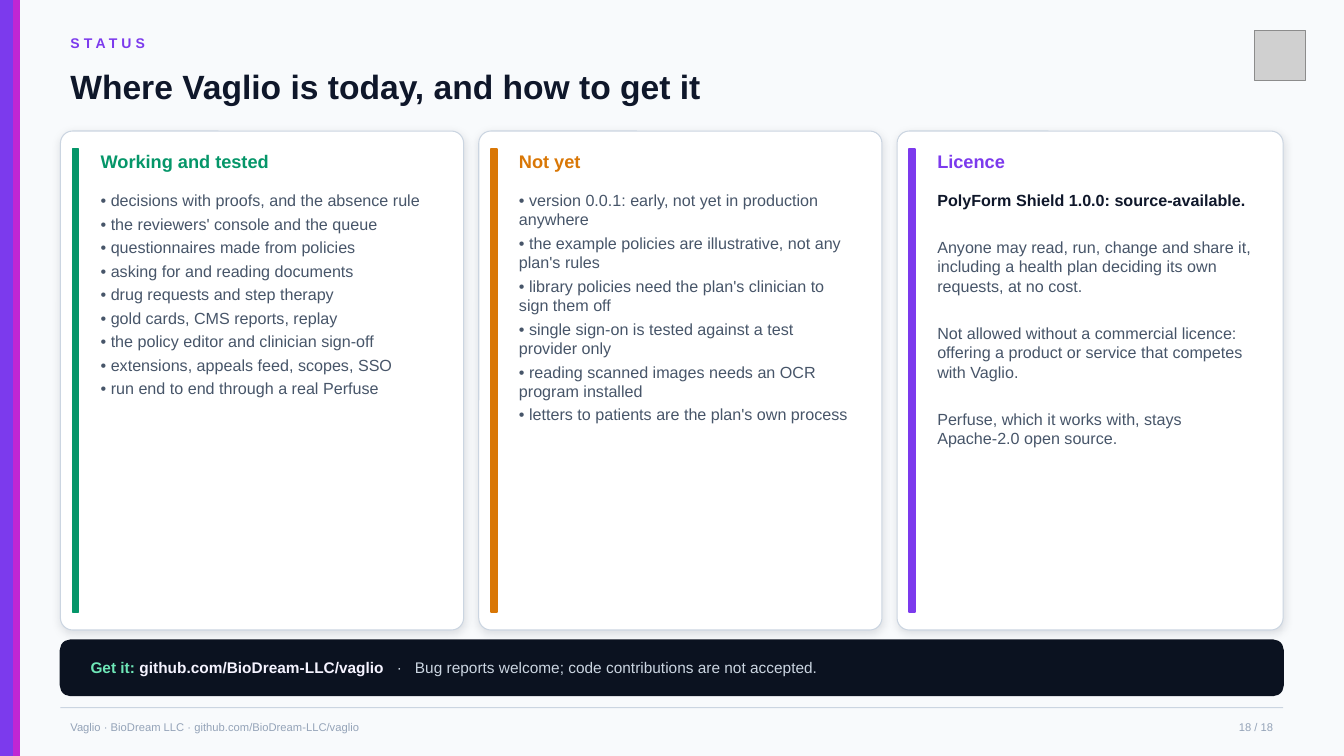
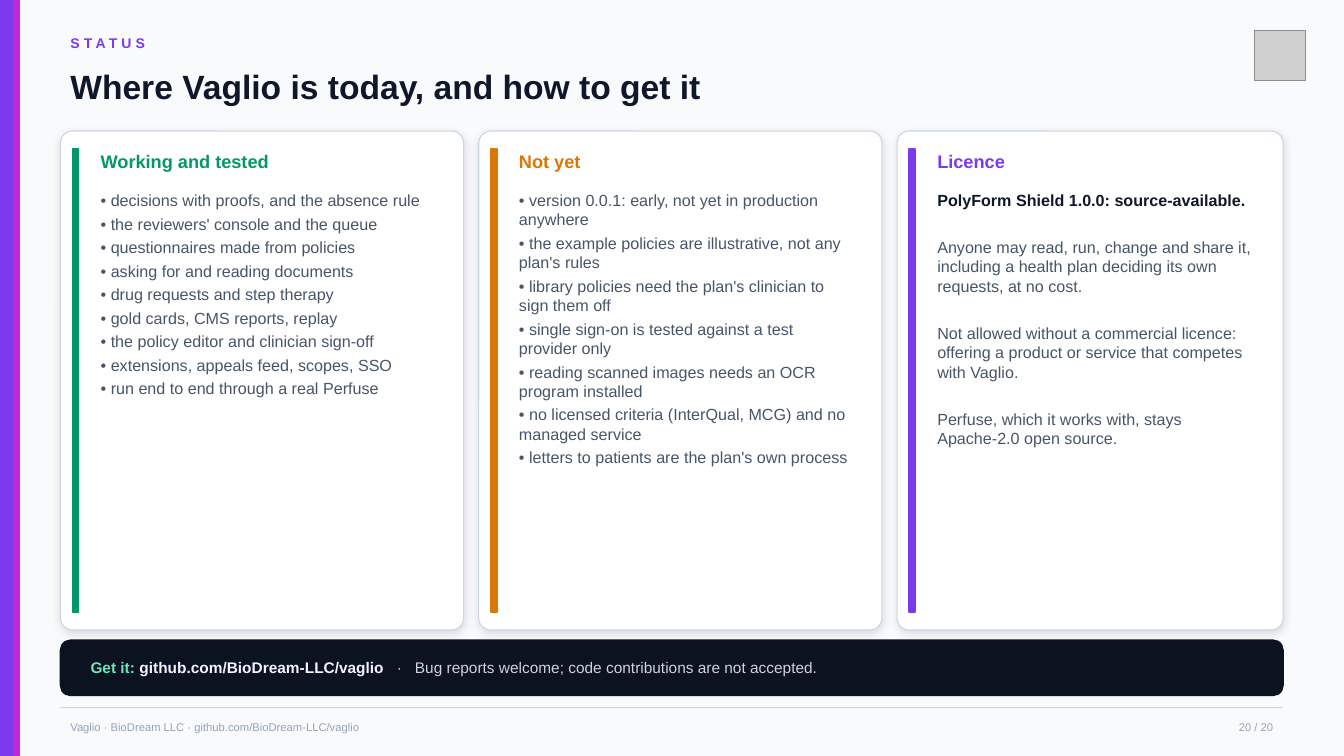
Before and after one commit to BioDream-LLC/vaglio, a slide deck: slide 20 of docs/Vaglio-overview.pptx (slide 18 before the commit). Drawn at 1344x756 pixels with LibreOffice and Linux fonts; fonts in the diff are those of the drawing; grey boxes stand for pictures. Boxes give left, top, right and bottom in pixels: in the first picture for what was removed or moved away, otherwise in the second. Text is boxed around its words. In the diff, an @@ line names an element or a change of style, - is before the commit and + after.

```diff
--- a/docs/Vaglio-overview.pptx
+++ b/docs/Vaglio-overview.pptx
@@ text at bbox=[519, 408, 845, 444]: paragraph added @@
+• no licensed criteria (InterQual, MCG) and no managed service
@@ text at bbox=[1239, 723, 1273, 731]: text changed @@
-18 / 18
+20 / 20
```
Also in this commit, not shown: 16 other slides changed, 2 slides added, 2 other files.
